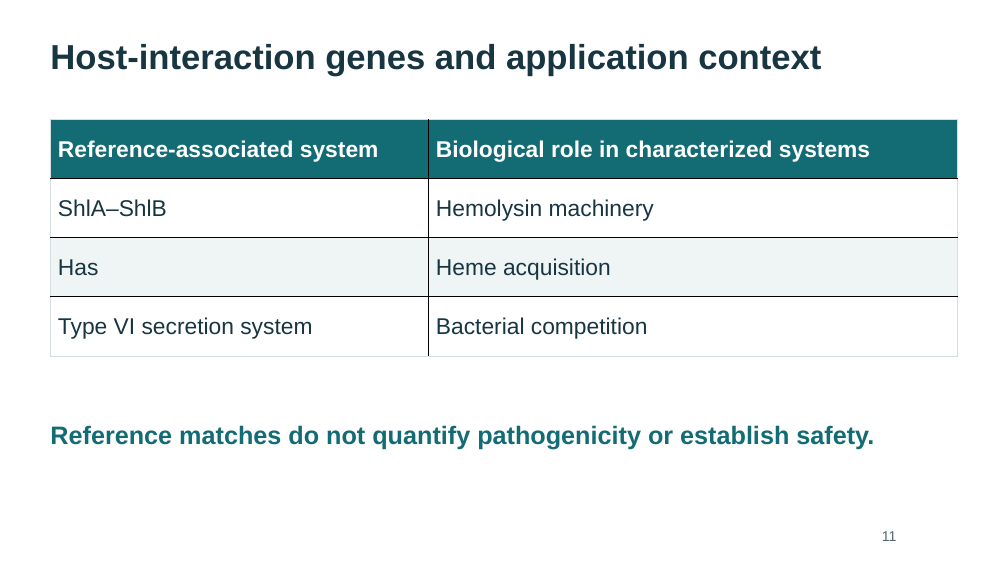
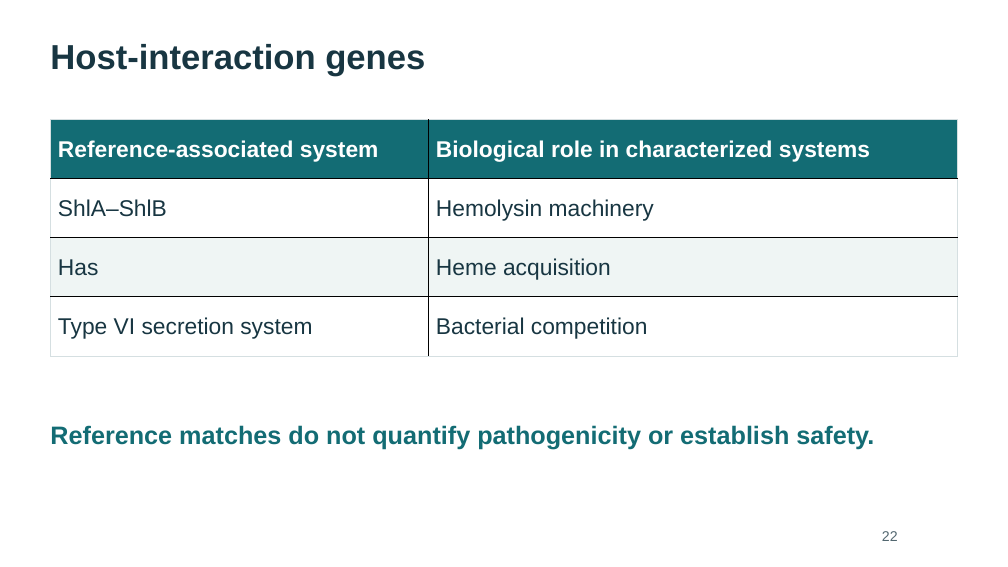
Before and after one commit to WhyAdr/sm-manu, a slide deck: slide 22 of explainer/NMZ-Serratia-genomics-explainer-2026-10-20.pptx (slide 11 before the commit). Drawn at 1008x567 pixels with LibreOffice and Linux fonts; fonts in the diff are those of the drawing. Boxes give left, top, right and bottom in pixels: in the first picture for what was removed or moved away, otherwise in the second. Text is boxed around its words. In the diff, an @@ line names an element or a change of style, - is before the commit and + after.

```diff
--- a/explainer/NMZ-Serratia-genomics-explainer-2026-10-20.pptx
+++ b/explainer/NMZ-Serratia-genomics-explainer-2026-10-20.pptx
@@ text at [50, 44, 425, 76]: text changed @@
-Host-interaction genes and application context
+Host-interaction genes
@@ text at [882, 531, 898, 541]: text changed @@
-11
+22
```
Also in this commit, not shown: 11 other slides changed, 11 slides added, 22 other files.
